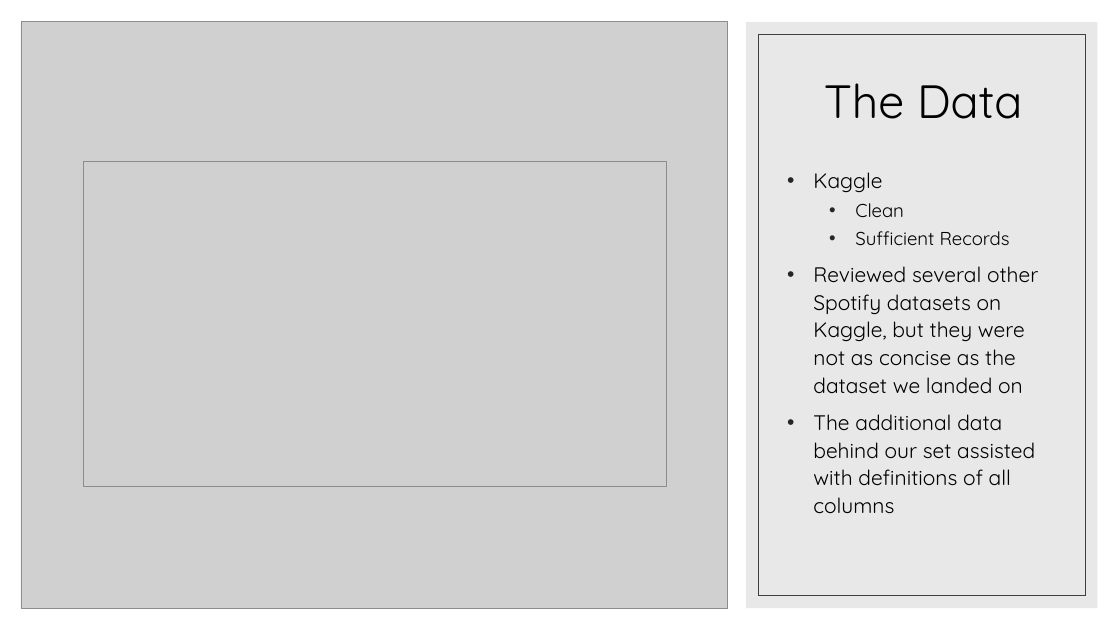
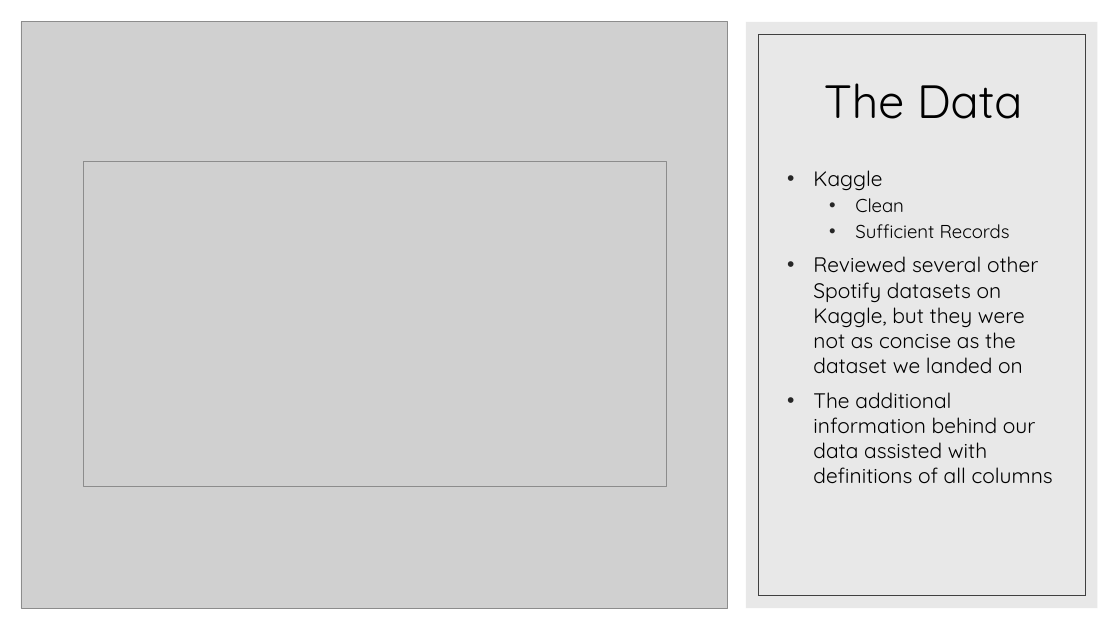
Before and after one commit to JeniLam/Spotify-Dashboard, a slide deck: slide 6 of gOGOGAGA.pptx. Drawn at 1120x630 pixels with LibreOffice and Linux fonts; fonts in the diff are those of the drawing; grey boxes stand for pictures. Boxes give left, top, right and bottom in pixels: in the first picture for what was removed or moved away, otherwise in the second. Text is boxed around its words. In the diff, an @@ line names an element or a change of style, - is before the commit and + after.

Commit message:
Adjusts table on tableData page

```diff
--- a/gOGOGAGA.pptx
+++ b/gOGOGAGA.pptx
@@ text at [813,170,1038,374]: line spacing 1.1 to 1; line spacing 1 to 0.9 @@
@@ text at [813,392,1053,484]: text changed @@
-• The additional data behind our set assisted with definitions of all columns
+• The additional information behind our data assisted with definitions of all columns
```
Also in this commit, not shown: 1 other slide changed, 6 other files.
